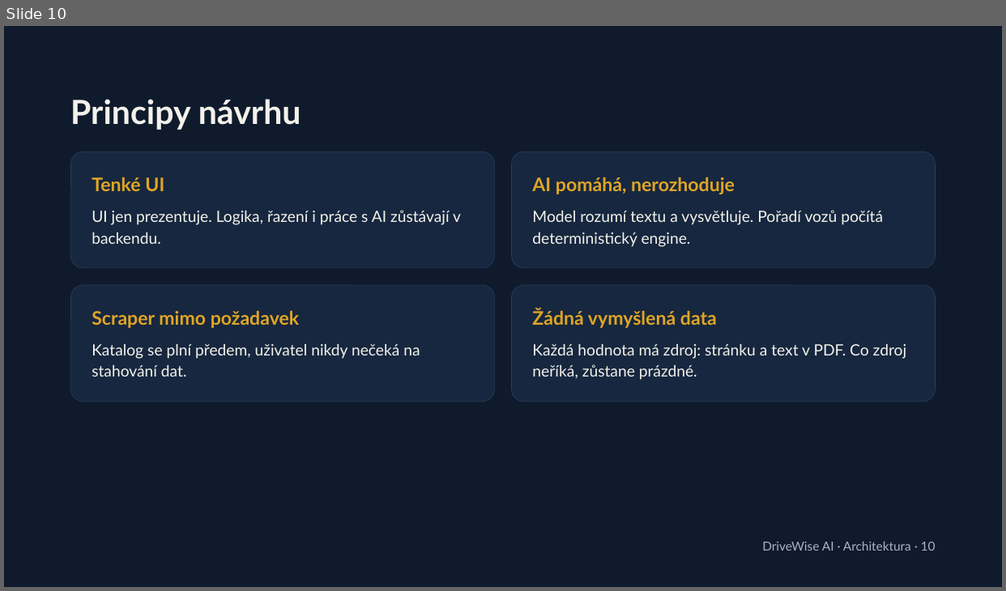
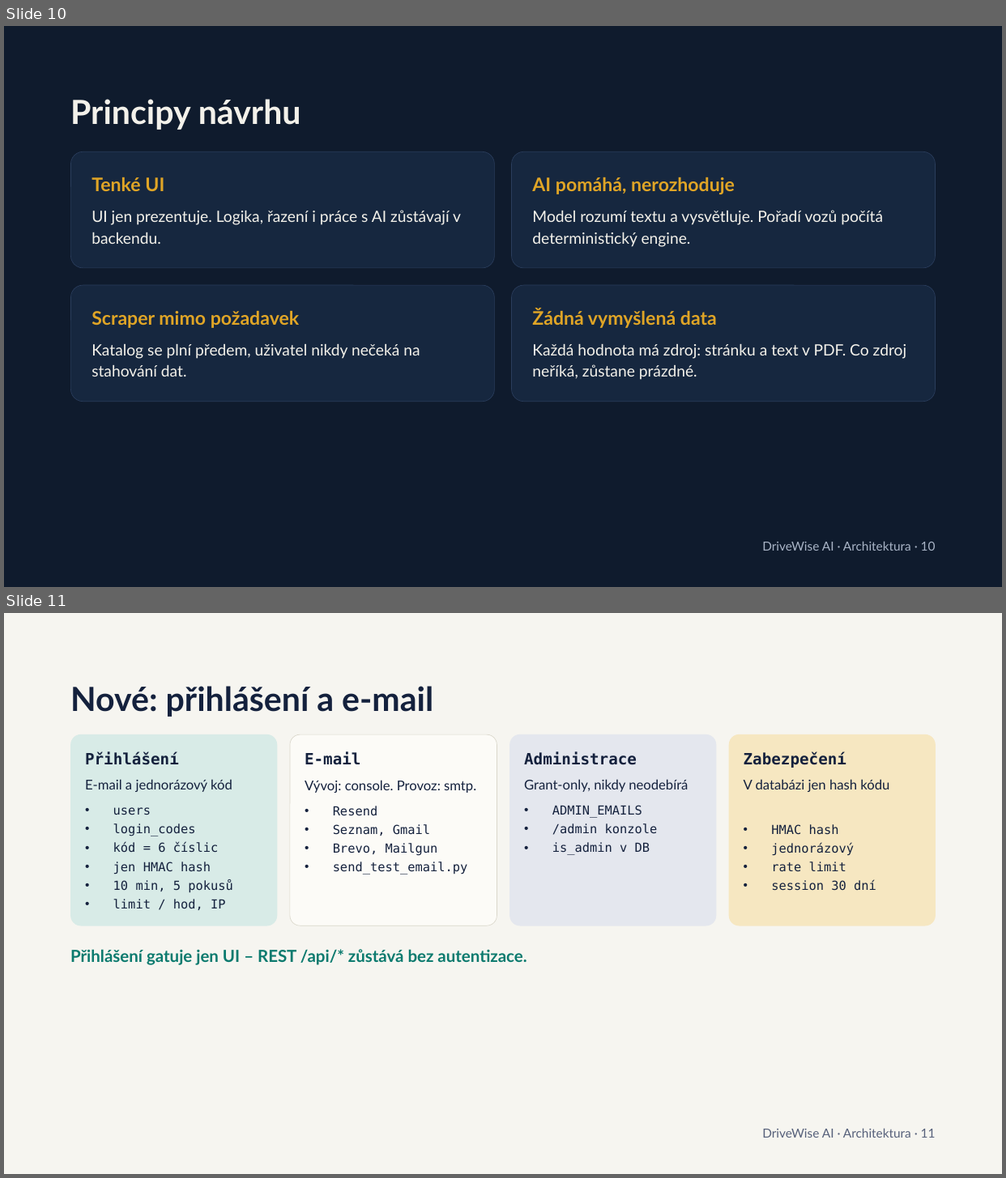
Before and after one commit to DaFcz/carSelector, a slide deck: doc/gui/Architektura_DriveWise_AI.pptx. Shown one above the other, each under a label of ours: slide 10 before the commit, slides 10 and 11 after it. The pictures are 1006x591 and 1006x1178 pixels, drawn with LibreOffice and Linux fonts; fonts in the diff are those of the drawing. Boxes give left, top, right and bottom in pixels: in the first picture for what was removed or moved away, otherwise in the second. Text is boxed around its words. In the diff, an @@ line names an element or a change of style, - is before the commit and + after.

```diff
--- a/doc/gui/Architektura_DriveWise_AI.pptx
+++ b/doc/gui/Architektura_DriveWise_AI.pptx
@@ slide 11 added at (4, 613, 1002, 1174), background #F6F5F0 @@
@@ text added at (70, 686, 433, 717), 32 pt, text #14213D, bold @@
+Nové: přihlášení a e-mail
@@ rounded rectangle added at (70, 735, 277, 926), fill #D8EBE7 @@
@@ text added at (85, 752, 179, 765), 15 pt, text #14213D, bold @@
+Přihlášení
@@ rounded rectangle added at (290, 735, 497, 926), fill #FCFBF7, outline #DAD7CB 0.5 pt @@
@@ text added at (305, 752, 360, 765), 15 pt, text #14213D, bold @@
+E-mail
@@ rounded rectangle added at (510, 735, 717, 926), fill #E4E7EE @@
@@ text added at (524, 752, 637, 765), 15 pt, text #14213D, bold @@
+Administrace
@@ rounded rectangle added at (729, 735, 936, 926), fill #F6E7C1 @@
@@ text added at (744, 752, 846, 768), 15 pt, text #14213D, bold @@
+Zabezpečení
@@ text added at (85, 779, 232, 792), 13 pt, text #14213D @@
+E-mail a jednorázový kód
@@ text added at (305, 780, 476, 793), 13 pt, text #14213D @@
+Vývoj: console. Provoz: smtp.
@@ text added at (524, 779, 688, 792), 13 pt, text #14213D @@
+Grant-only, nikdy neodebírá
@@ text added at (744, 779, 889, 792), 13 pt, text #14213D @@
+V databázi jen hash kódu
@@ text added at (333, 806, 468, 875), 12 pt, text #14213D @@
+• Resend
+• Seznam, Gmail
+• Brevo, Mailgun
+• send_test_email.py
@@ text added at (552, 805, 658, 855), 12 pt, text #14213D @@
+• ADMIN_EMAILS
+• /admin konzole
+• is_admin v DB
@@ text added at (113, 807, 233, 910), 12 pt, text #14213D @@
+• users
+• login_codes
+• kód = 6 číslic
+• jen HMAC hash
+• 10 min, 5 pokusů
+• limit / hod, IP
@@ text added at (771, 824, 876, 891), 12 pt, text #14213D @@
+• HMAC hash
+• jednorázový
+• rate limit
+• session 30 dní
@@ text added at (70, 949, 526, 965), 16 pt, text #0B7A6E, bold @@
+Přihlášení gatuje jen UI – REST /api/* zůstává bez autentizace.
@@ text added at (762, 1128, 936, 1138), 12 pt, text #56607A @@
+DriveWise AI · Architektura · 11
```
Also in this commit, not shown: 2 slides changed, 1 other slide added.
